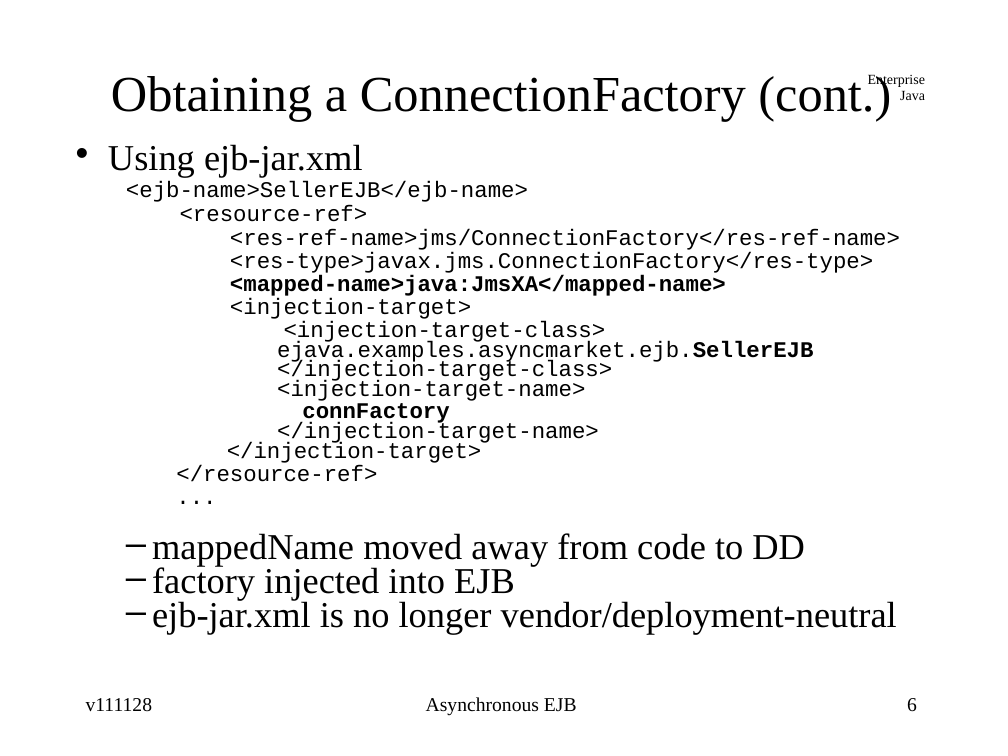
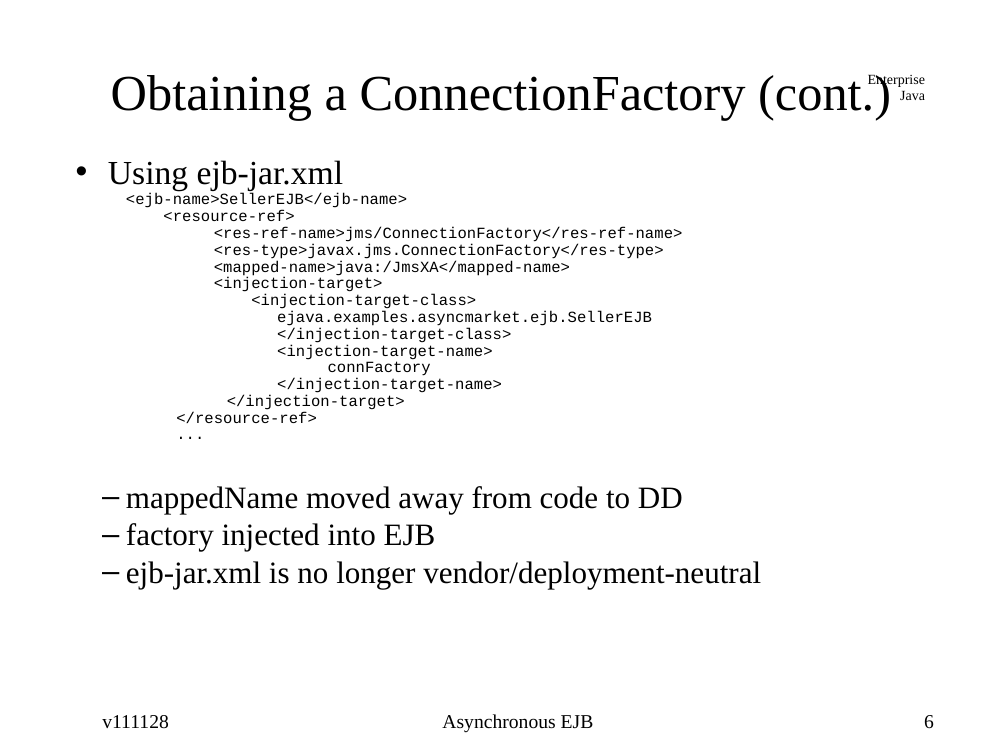
Before and after one commit to jcstaff/ejava-javaee, a slide deck: slide 6 of asyncEJB/src/site/resources/lectures/asyncEJB.ppt. Drawn at 1008x756 pixels with LibreOffice and Linux fonts; fonts in the diff are those of the drawing. Boxes give left, top, right and bottom in pixels: in the first picture for what was removed or moved away, otherwise in the second. Text is boxed around its words. In the diff, an @@ line names an element or a change of style, - is before the commit and + after.

Commit message:
added Async methods and updated EJB Timers

```diff
--- a/asyncEJB/src/site/resources/lectures/asyncEJB.ppt
+++ b/asyncEJB/src/site/resources/lectures/asyncEJB.ppt
@@ title "Obtaining a ConnectionFactory (cont.)" at (111, 74, 891, 121): line spacing 0.1 to 0.09 @@
@@ text at (108, 160, 761, 589): size 26 to 24.1 pt in "Using ejb-jar.xml"; size 16 to 11.1 pt in "<ejb-name>SellerEJB</ejb-name>", "<resource-ref>", "<res-ref-name>jms/ConnectionFactory</res-ref-name>", "<res-type>javax.jms.ConnectionFactory</res-type>" and 10 more places; bold off in "ejava.examples.asyncmarket.ejb.SellerEJB", "connFactory"; size 26 to 22.2 pt in "mappedName moved away from code to DD", "factory injected into EJB", "ejb-jar.xml is no longer vendor/deployment-neutral"; line spacing 0.55 to 1; less space between paragraphs; indent changed; line spacing 0.56 to 0.9; line spacing 0.55 to 0.9; line spacing 0.46 to 0.9 @@
@@ text at (214, 260, 570, 277): text changed; size 16 to 11.1 pt; bold off @@
-    <mapped-name>java:JmsXA</mapped-name>
+    <mapped-name>java:/JmsXA</mapped-name>
@@ text "Asynchronous EJB" at (372, 714, 631, 730): size 14 to 24 pt, text colour #000000 to #FFFFFF @@
@@ text added at (86, 715, 204, 729), 24 pt, text #FFFFFF @@
+v121202
@@ text "v111128": place and size @@
-text "v111128" at (86, 698, 153, 712)
+text "v111128" at (102, 715, 169, 729)
@@ text added at (442, 714, 594, 733), 14 pt, text #000000 @@
+Asynchronous EJB
@@ page number: place and size @@
-page number at (907, 698, 917, 712)
+page number at (924, 715, 934, 729)
```
Also in this commit, not shown: 23 other slides changed, 12 slides added.
